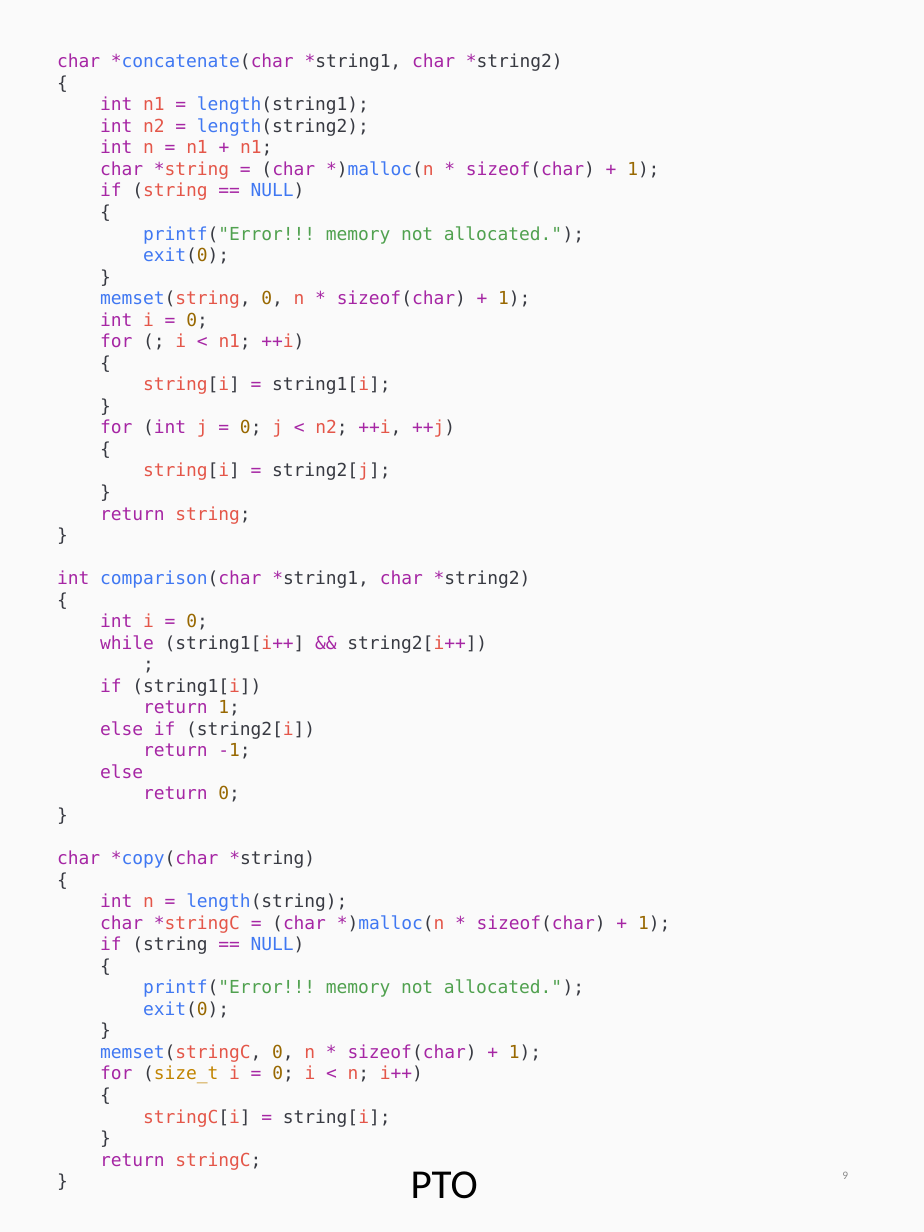
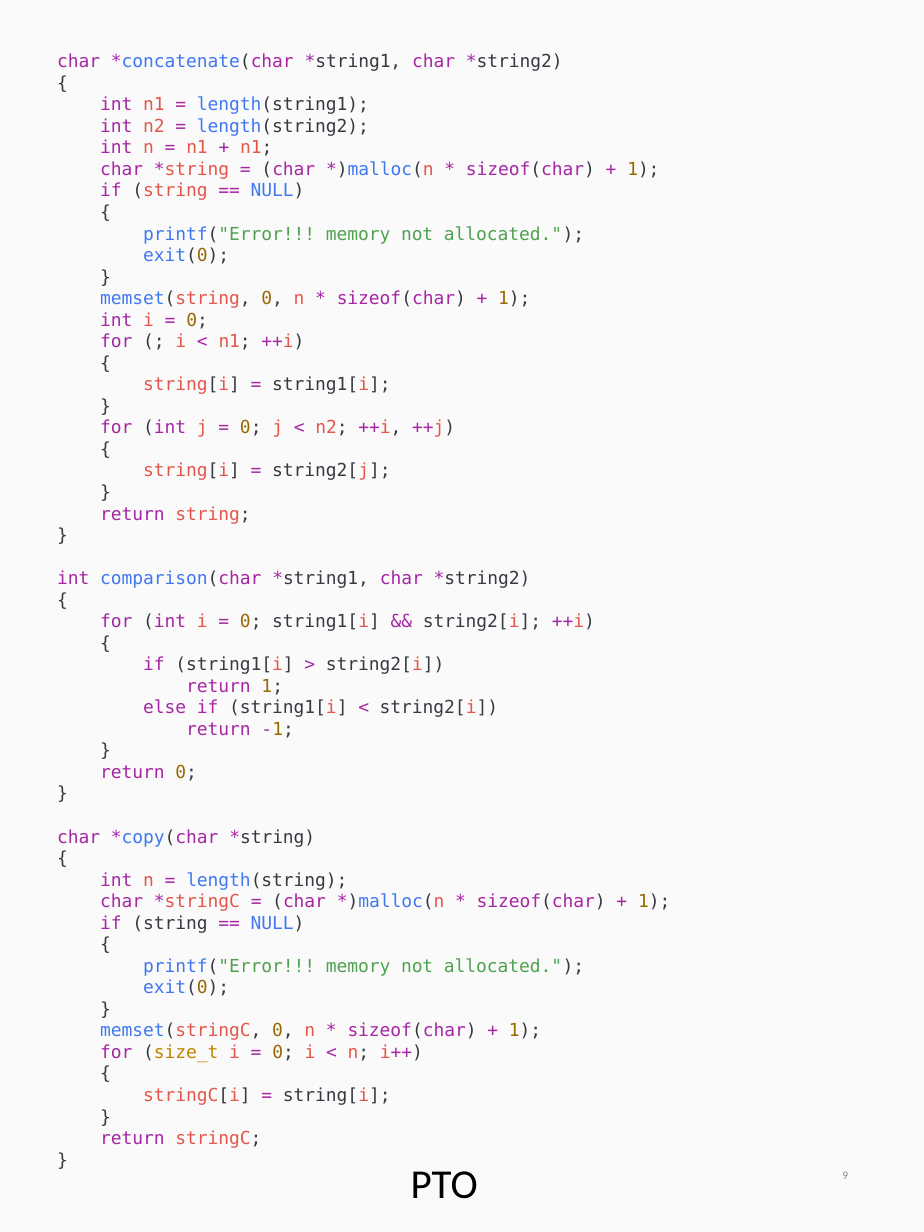
Before and after one commit to the-pinbo/CS111, a slide deck: slide 9 of Code/M7/201EC226-M7.pptx. Drawn at 924x1232 pixels with LibreOffice and Linux fonts; fonts in the diff are those of the drawing. Boxes give left, top, right and bottom in pixels: in the first picture for what was removed or moved away, otherwise in the second. Text is boxed around its words. In the diff, an @@ line names an element or a change of style, - is before the commit and + after.

```diff
--- a/Code/M7/201EC226-M7.pptx
+++ b/Code/M7/201EC226-M7.pptx
@@ text at <box>100,613,595,674</box>: text changed @@
-int i = 0;
-while (string1[i++] && string2[i++])
-;
-if (string1[i])
+for (int i = 0; string1[i] && string2[i]; ++i)
+{
+if (string1[i] > string2[i])
@@ text at <box>143,699,498,717</box>: text changed @@
-else if (string2[i])
+else if (string1[i] < string2[i])
@@ text at <box>100,764,143,779</box>: text changed; text colour #A626A4 to #383A42 @@
-else
+}
```
Also in this commit, not shown: 1 other slide changed, 2 other files.
